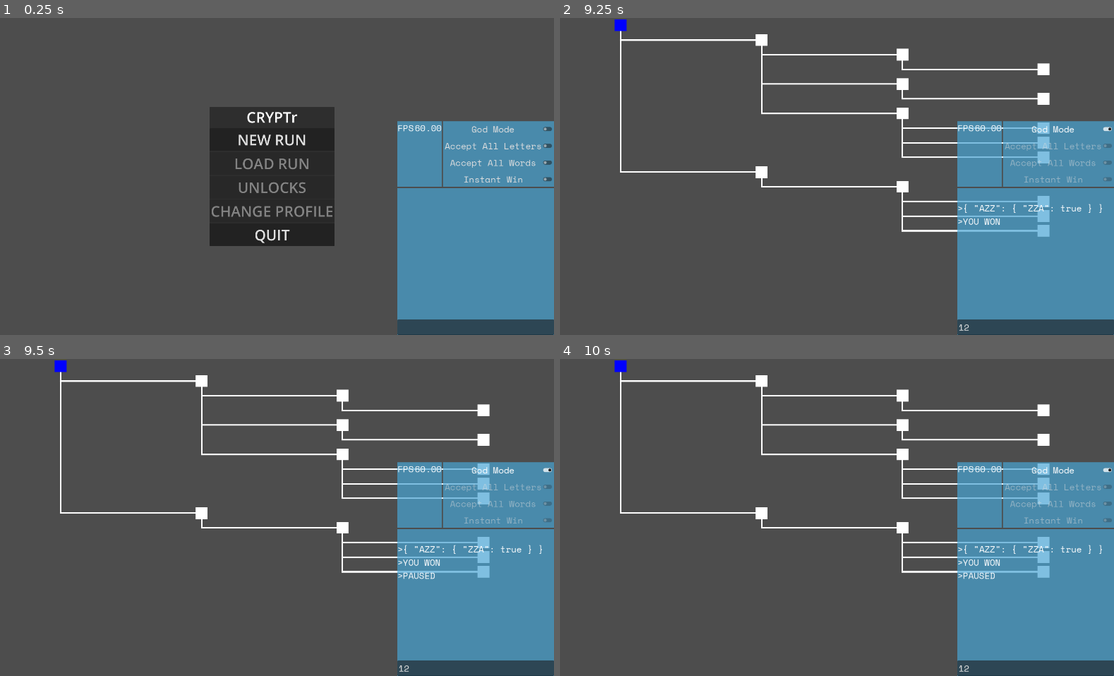
Above: before the commit, frames 1-4 (two rows, left to right).
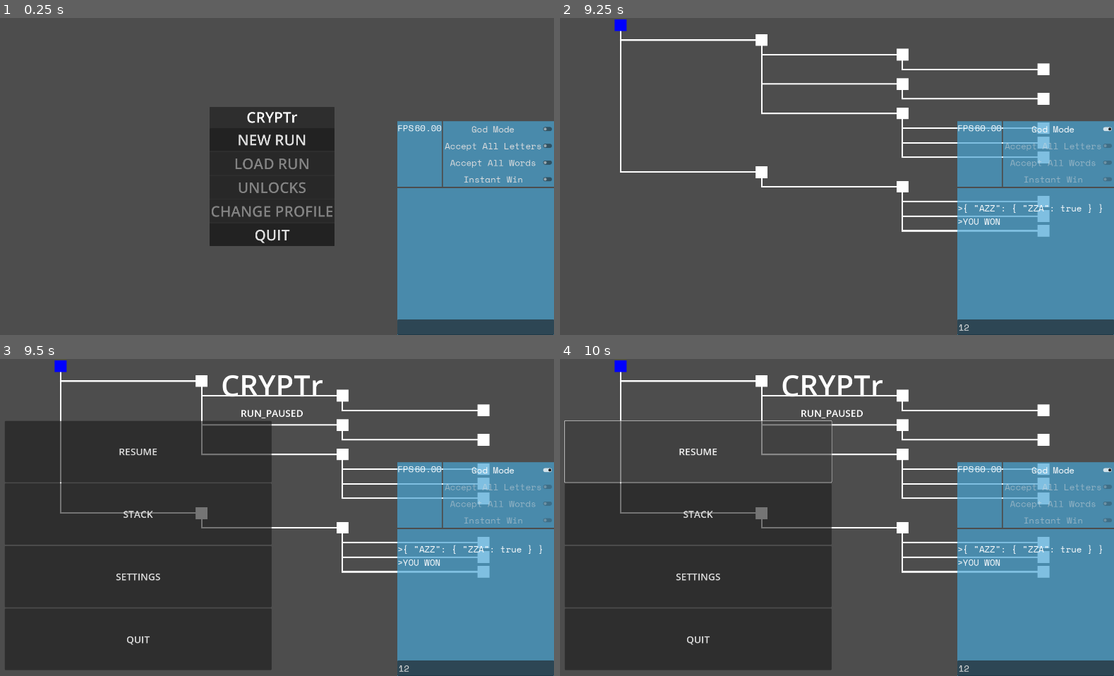
Above: after the commit, the same moments.

Repository: LucasMc17/CRYPTr
Game: Godot game, scene res://root.tscn
The game is run twice, just before and just after one commit, with the same random seed, the same clock (stepped at 60 frames per second) and the same inputs.
Inputs (mouse positions are in pixels of both pictures, inside the frame that each line leads up to):
- Up to frame 1 (0.25 s): no input
- Up to frame 2 (9.25 s): click (1036, 328) at 0.52 s; type "12" at 0.6 s; click "NEW RUN" at 1.25 s; click "Accept All Letters" at 2 s; click "Accept All Letters" at 2.75 s; click "Accept All Words" at 3.5 s; click "Accept All Words" at 4.25 s; click "God Mode" at 5 s; tap Enter (enter) at 5.75, 5.85, 7.25, 7.35, 8.75, 8.85 s; move the mouse to (620, 24) at 5.77 s; hold Up (up) 5.78-6.53 s; click (620, 24) at 5.92 s; tap Space at 6.5, 8 s; move the mouse to (692, 255) at 6.52 s; hold Backspace (backspace) 6.53-7.28 s; tap Z at 6.6, 8.1 s; click (692, 255) at 6.67 s; move the mouse to (709, 255) at 7.27 s; hold Up (up) 7.28-8.78 s; click (709, 255) at 7.42 s; move the mouse to (726, 255) at 8.02 s; click (726, 255) at 8.17 s; move the mouse to (748, 255) at 8.77 s; hold A from 8.78 s (still down); click (748, 255) at 8.92 s
- Up to frame 3 (9.5 s): keep holding A; tap Escape (escape) at 9.4 s
- Up to frame 4 (10 s): release A at 9.5 s; click (698, 450) at 9.5 s, where only the run after the commit has a clickable "RESUME"

Frames 1-2 are identical in both runs. In frame 3, 38% of the frame differs, in the area x 0-79%, y 5-98%; in frame 4, 29%.

Commit message:
basic pausing screen

Diff:
--- /dev/null
+++ b/slices/run/pause/pause_screen.tscn
@@ -0,0 +1,77 @@
+[gd_scene load_steps=2 format=3 uid="uid://dcrnr05jvfxc7"]
+
+[ext_resource type="Script" uid="uid://di8k3ed6nq64j" path="res://ui_states/switchable.gd" id="1_gshhn"]
+
+[node name="PauseScreen" type="Control"]
+z_index = 100
+layout_mode = 3
+anchors_preset = 15
+anchor_right = 1.0
+anchor_bottom = 1.0
+grow_horizontal = 2
+grow_vertical = 2
+script = ExtResource("1_gshhn")
+metadata/_custom_type_script = "uid://di8k3ed6nq64j"
+
+[node name="MarginContainer" type="MarginContainer" parent="."]
+layout_mode = 1
+anchors_preset = 15
+anchor_right = 1.0
+anchor_bottom = 1.0
+grow_horizontal = 2
+grow_vertical = 2
+theme_override_constants/margin_left = 50
+theme_override_constants/margin_top = 20
+theme_override_constants/margin_right = 50
+theme_override_constants/margin_bottom = 20
+
+[node name="VBoxContainer" type="VBoxContainer" parent="MarginContainer"]
+layout_mode = 2
+
+[node name="CryptrLabel" type="Label" parent="MarginContainer/VBoxContainer"]
+layout_mode = 2
+theme_override_font_sizes/font_size = 100
+text = "CRYPTr"
+horizontal_alignment = 1
+
+[node name="CryptrLabel2" type="Label" parent="MarginContainer/VBoxContainer"]
+layout_mode = 2
+theme_override_font_sizes/font_size = 33
+text = "RUN_PAUSED"
+horizontal_alignment = 1
+
+[node name="HBoxContainer" type="HBoxContainer" parent="MarginContainer/VBoxContainer"]
+layout_mode = 2
+size_flags_vertical = 3
+
+[node name="VBoxContainer" type="VBoxContainer" parent="MarginContainer/VBoxContainer/HBoxContainer"]
+layout_mode = 2
+size_flags_horizontal = 3
+
+[node name="Button" type="Button" parent="MarginContainer/VBoxContainer/HBoxContainer/VBoxContainer"]
+layout_mode = 2
+size_flags_vertical = 3
+theme_override_font_sizes/font_size = 33
+text = "RESUME"
+
+[node name="Button2" type="Button" parent="MarginContainer/VBoxContainer/HBoxContainer/VBoxContainer"]
+layout_mode = 2
+size_flags_vertical = 3
+theme_override_font_sizes/font_size = 33
+text = "STACK"
+
+[node name="Button3" type="Button" parent="MarginContainer/VBoxContainer/HBoxContainer/VBoxContainer"]
+layout_mode = 2
+size_flags_vertical = 3
+theme_override_font_sizes/font_size = 33
+text = "SETTINGS"
+
+[node name="Button4" type="Button" parent="MarginContainer/VBoxContainer/HBoxContainer/VBoxContainer"]
+layout_mode = 2
+size_flags_vertical = 3
+theme_override_font_sizes/font_size = 33
+text = "QUIT"
+
+[node name="Control" type="Control" parent="MarginContainer/VBoxContainer/HBoxContainer"]
+layout_mode = 2
+size_flags_horizontal = 3
--- a/slices/run/run_screen.gd
+++ b/slices/run/run_screen.gd
@@ -3,8 +3,10 @@
 
 # NOTE: directly loading the classic stack this way is a temporary solution until choosing a deck is integrated into the UI
 var _classic_stack = preload("res://resources/starter_decks/the_classic.tres")
+## Boolean tracking whether or not the game is currently paused. Probably not going to stay here.
+var paused := false
 
-# @onready var _pause_switcher := %PauseSwitcher
+@onready var _pause_switcher := %PauseSwitcher
 @onready var _run_switcher := %RunSwitcher
 
 func _ready():
@@ -14,7 +16,12 @@
 
 func _unhandled_input(_event):
 	if Input.is_action_just_pressed("escape"):
-		DebugNode.print('PAUSED')
+		if paused:
+			_pause_switcher.clear()
+			paused = false
+		else:
+			_pause_switcher.transition('Pause')
+			paused = true
 
 
 func _on_match_started(encounter) -> void:
--- a/slices/run/run_screen.tscn
+++ b/slices/run/run_screen.tscn
@@ -1,8 +1,9 @@
-[gd_scene load_steps=5 format=3 uid="uid://b3ennndecf56b"]
+[gd_scene load_steps=6 format=3 uid="uid://b3ennndecf56b"]
 
 [ext_resource type="Script" uid="uid://en1uhxivcuk7" path="res://slices/run/run_screen.gd" id="1_lcpi4"]
 [ext_resource type="PackedScene" uid="uid://hsul0q167iju" path="res://slices/run/states/encounter/encounter.tscn" id="4_lcpi4"]
 [ext_resource type="PackedScene" uid="uid://d3pg22dsctbb0" path="res://slices/run/states/map/map.tscn" id="4_o8dxk"]
+[ext_resource type="PackedScene" uid="uid://dcrnr05jvfxc7" path="res://slices/run/pause/pause_screen.tscn" id="5_jpi1y"]
 [ext_resource type="Script" uid="uid://dgjbmlg6wlice" path="res://ui_states/ui_switcher.gd" id="5_o8dxk"]
 
 [node name="RunScreen" type="Control"]
@@ -40,4 +41,7 @@
 grow_vertical = 2
 mouse_filter = 2
 script = ExtResource("5_o8dxk")
+_scenes = Dictionary[String, PackedScene]({
+"Pause": ExtResource("5_jpi1y")
+})
 metadata/_custom_type_script = "uid://dgjbmlg6wlice"
--- a/ui_states/ui_switcher.gd
+++ b/ui_states/ui_switcher.gd
@@ -27,3 +27,10 @@
 		for child in get_children():
 			child.queue_free()
 		add_child(scene)
+
+
+## Removes the current switchable scene entirely, leaving no children under the ui switcher.
+func clear() -> void:
+	current_scene = ''
+	for child in get_children():
+		child.queue_free()
